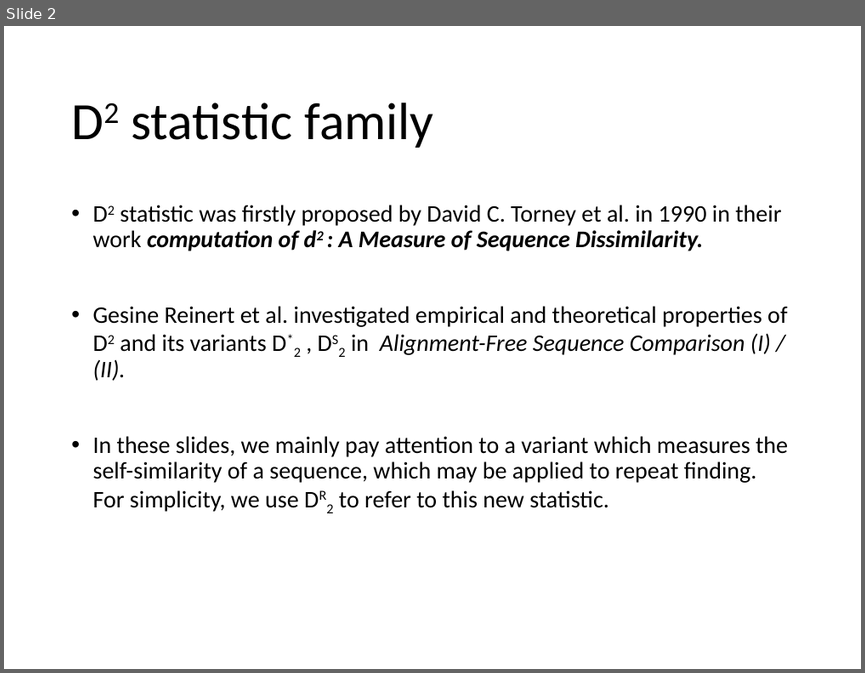
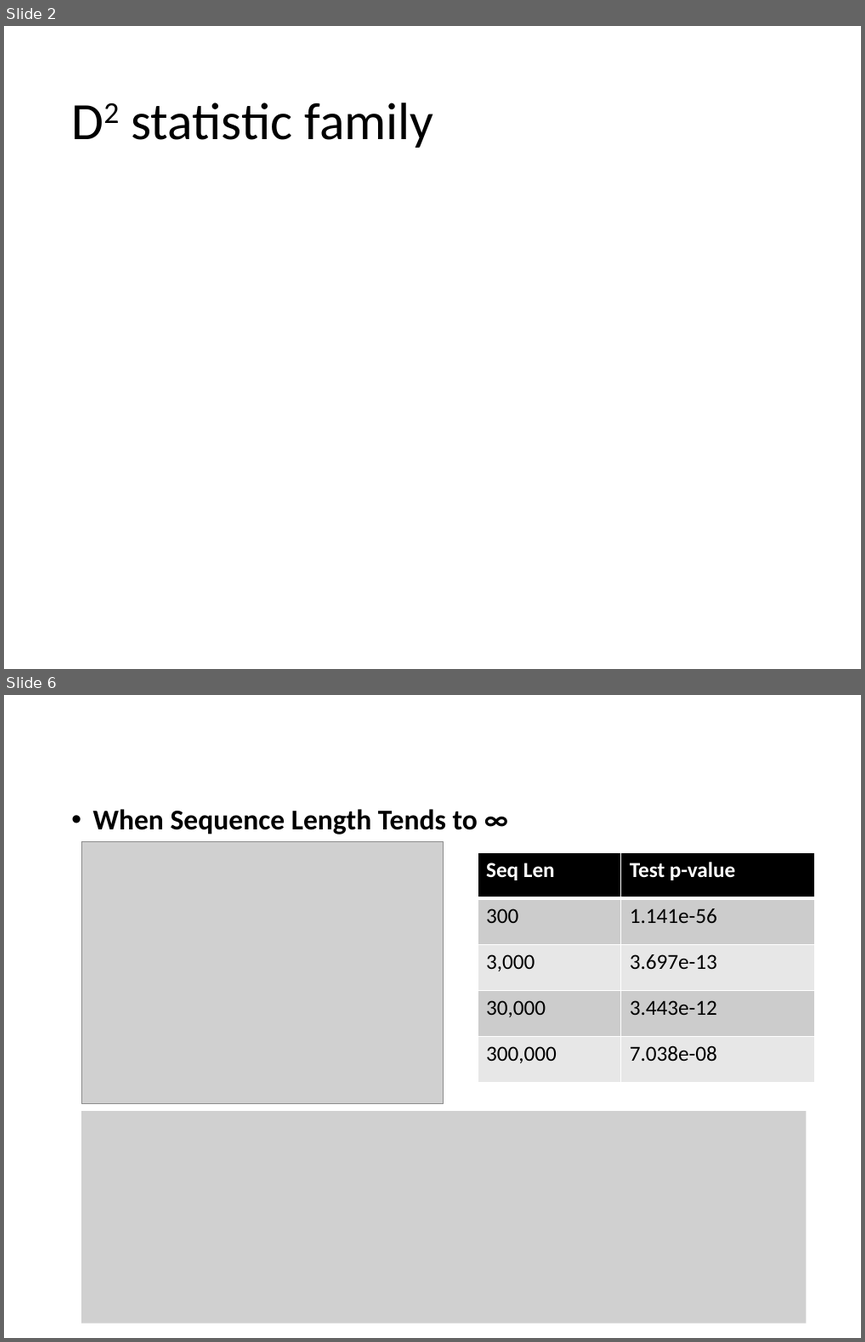
Before and after one commit to chansigit/PyGenSeq, a slide deck: A variant of D2 statistic.pptx. Shown one above the other, each under a label of ours: slide 2 before the commit, slides 2 and 6 after it; the slides between them are not shown. The pictures are 865x673 and 865x1342 pixels, drawn with LibreOffice and Linux fonts; fonts in the diff are those of the drawing; grey boxes stand for pictures. Boxes give left, top, right and bottom in pixels: in the first picture for what was removed or moved away, otherwise in the second. Text is boxed around its words. In the diff, an @@ line names an element or a change of style, - is before the commit and + after.

```diff
--- a/A variant of D2 statistic.pptx
+++ b/A variant of D2 statistic.pptx
@@ slide 6 added at (4, 695, 861, 1338), background #FFFFFF @@
@@ text added at (93, 809, 477, 834), 24 pt, text #000000, bold @@
+• When Sequence Length Tends to ∞
@@ picture added at (81, 841, 443, 1104) @@
@@ table added at (477, 852, 815, 1083), 5 rows, 2 columns @@
+Seq Len | Test p-value
+300 | 1.141e-56
+3,000 | 3.697e-13
+30,000 | 3.443e-12
+300,000 | 7.038e-08
@@ picture added at (81, 1111, 806, 1323) @@
@@ slide 2 changed as well @@
@@ text removed at (93, 204, 788, 511) @@
-• D2 statistic was firstly proposed by David C. Torney et al. in 1990 in their work computation of d2 : A Measure of Sequence Dissimilarity.
-• Gesine Reinert et al. investigated empirical and theoretical properties of D2 and its variants D*2 , DS2 in Alignment-Free Sequence Comparison (I) / (II).
-• In these slides, we mainly pay attention to a variant which measures the self-similarity of a sequence, which may be applied to repeat finding. For simplicity, we use DR2 to refer to this new statistic.
```
Also in this commit, not shown: 2 other slides changed, 9 other slides added, 1 other file.
